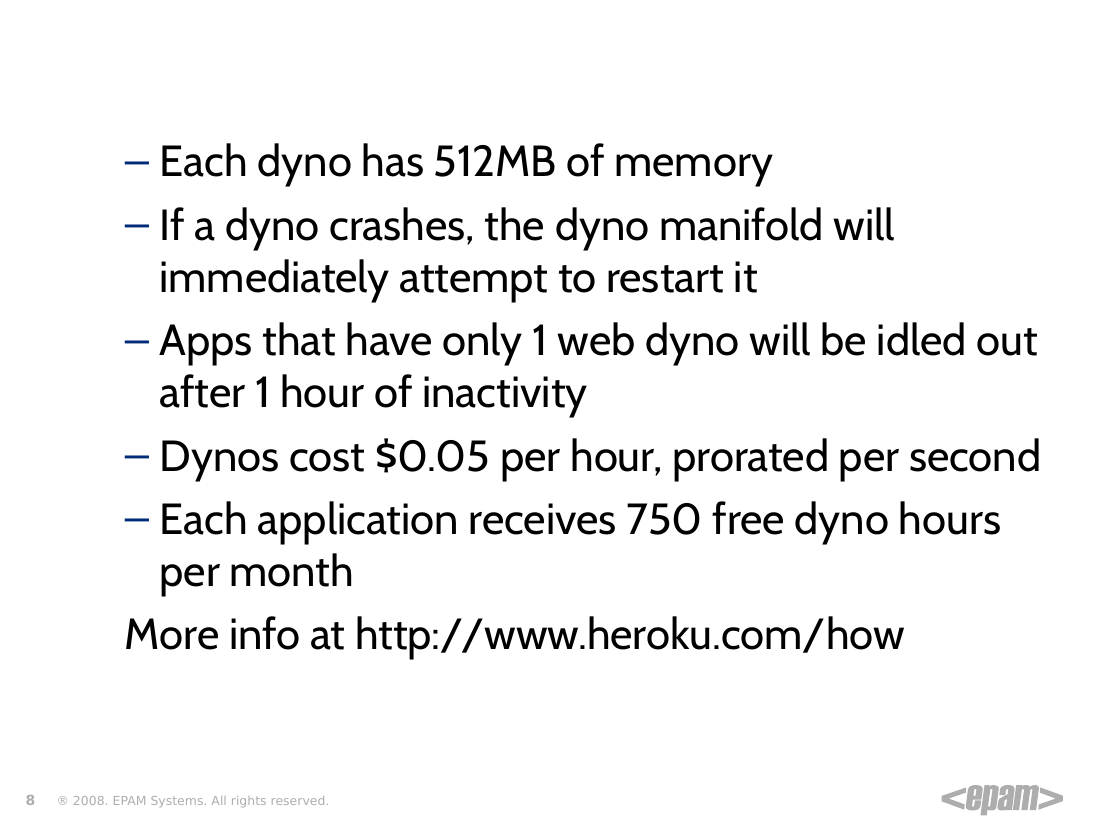
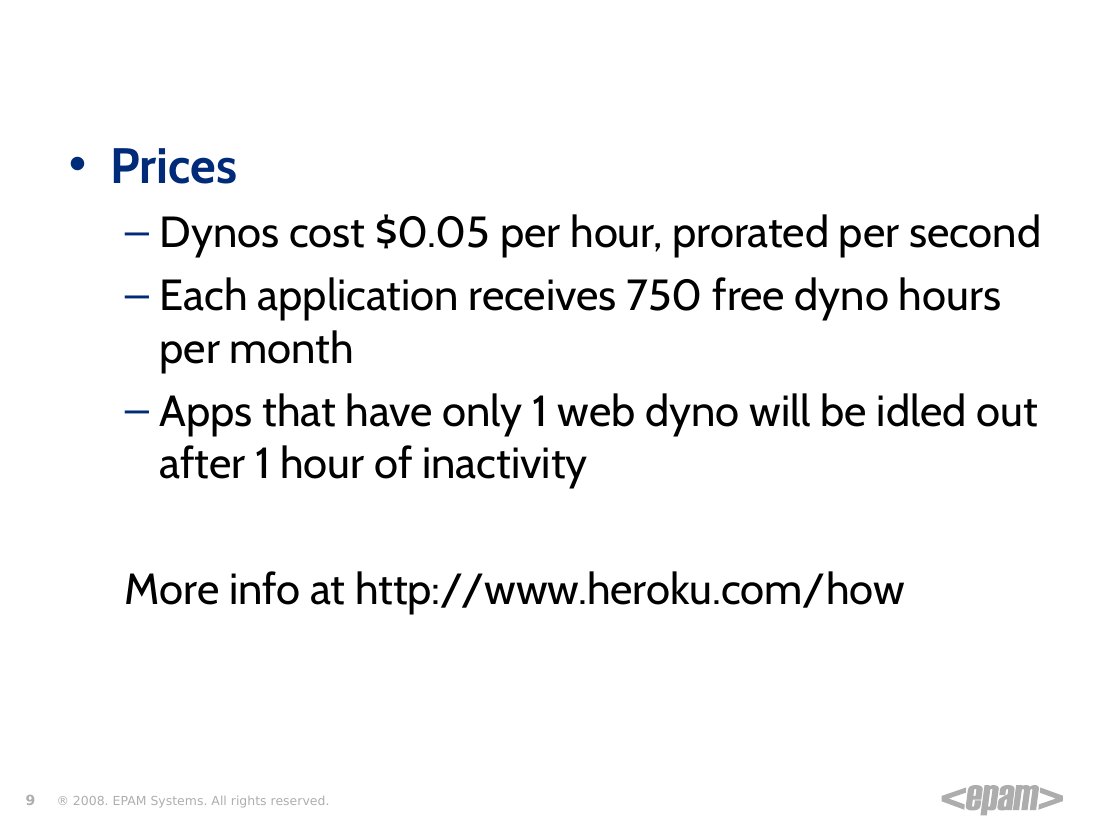
Before and after one commit to zgorbe/Heroku-HelloWorld, a slide deck: slide 9 of Heroku.ppt (slide 8 before the commit). Drawn at 1120x840 pixels with LibreOffice and Linux fonts; fonts in the diff are those of the drawing; background and template pictures are left out. Boxes give left, top, right and bottom in pixels: in the first picture for what was removed or moved away, otherwise in the second. Text is boxed around its words. In the diff, an @@ line names an element or a change of style, - is before the commit and + after.

```diff
--- a/Heroku.ppt
+++ b/Heroku.ppt
@@ text at [111,148,238,184]: text changed; size 28 to 32 pt; text colour #000000 to #002B78; bold on @@
-  – Each dyno has 512MB of memory
-  – If a dyno crashes, the dyno manifold will immediately attempt to restart it
-  – Apps that have only 1 web dyno will be idled out after 1 hour of inactivity
+• Prices
@@ text at [160,393,1038,489]: paragraph added @@
+  – Apps that have only 1 web dyno will be idled out after 1 hour of inactivity
```
Also in this commit, not shown: 11 other slides changed, 2 slides added, 1 other file.
